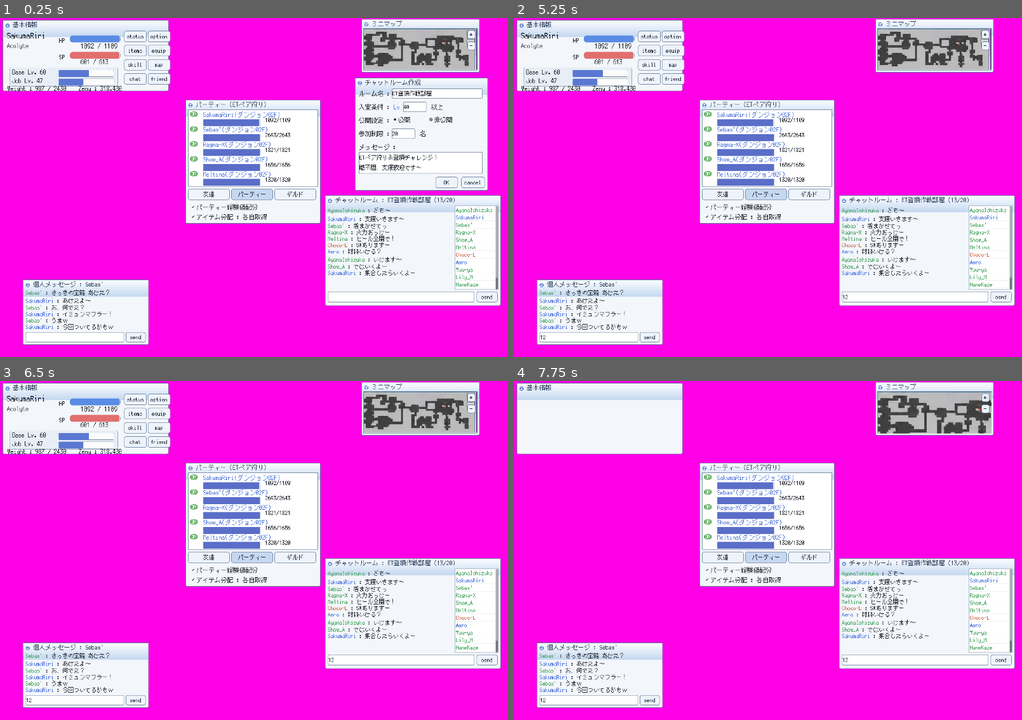
Above: before the commit, frames 1-4 (two rows, left to right).
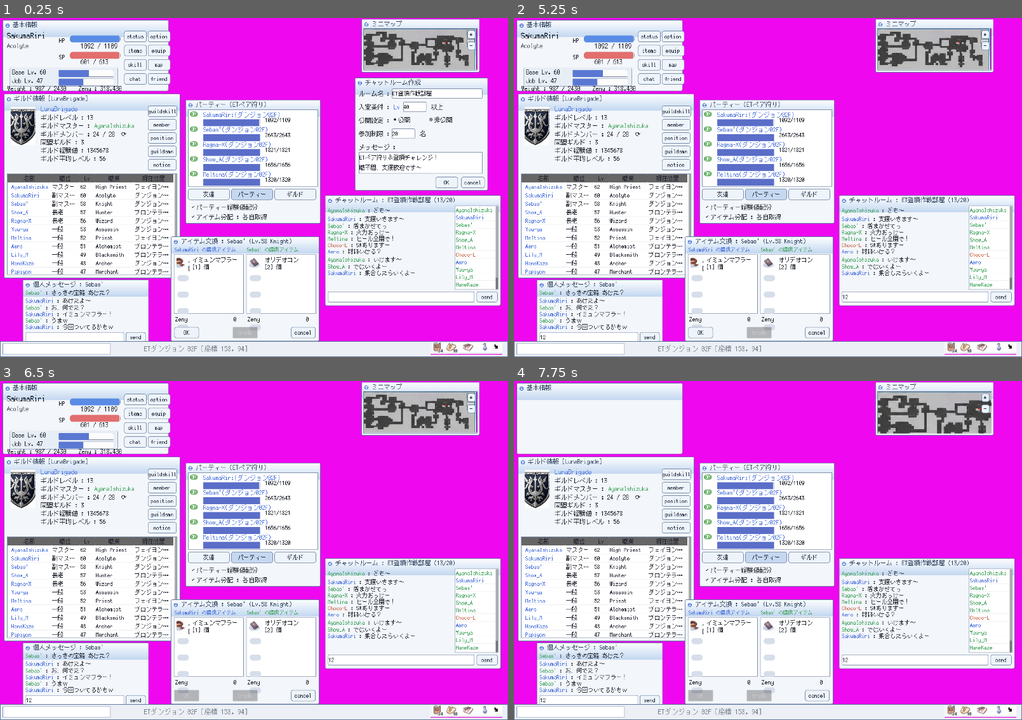
Above: after the commit, the same moments.

Repository: Reid-Surmeier/Qwen-3-pro-Pipeline
Game: Godot game, scene res://main.tscn
The game is run twice, just before and just after one commit, with the same random seed, the same clock (stepped at 60 frames per second) and the same inputs.
Inputs (mouse positions are in pixels of both pictures, inside the frame that each line leads up to):
- Up to frame 1 (0.25 s): no input
- Up to frame 2 (5.25 s): click (590, 336) at 0.52 s; type "12" at 0.6 s; click (915, 295) at 0.75 s; type "12" at 0.83 s; click (676, 112) at 1.25 s, where only the run after the commit has a clickable "guildskill"; click (676, 123) at 2 s, where only the run after the commit has a clickable "member"; click (676, 136) at 2.75 s, where only the run after the commit has a clickable "position"; click (676, 150) at 3.5 s, where only the run after the commit has a clickable "guildsmn"; click (676, 163) at 4.25 s, where only the run after the commit has a clickable "notice"; click "cancel" at 5 s
- Up to frame 3 (6.5 s): click (187, 696) at 5.75 s, where only the run after the commit has a clickable "OK"
- Up to frame 4 (7.75 s): click "⊖" at 6.5 s; click "+" at 7.25 s

The runs differ from the first frame. In frame 1, 32% of the frame differs, in the area x 0-100%, y 22-100%; in frame 2, 32%; in frame 3, 32%; in frame 4, 32%.

Commit message:
feat: complete the HUD composite — trade, guild, and bottom bar
Milestone #86 round 5: TradeWindow with extracted item icons and the
both-sides-OK trade gate, GuildWindow with emblem, stat block, five
buttons and the 13-row roster table, BottomBar with live location text
and the extracted icon tray. Desktop magenta corrected to the sampled
source color (239,7,239) after the relocated fidelity gutter caught the
mismatch. 45/45 engine contracts; layout collisions fixed from the
captured-frame vision pass.

Co-Authored-By: Claude Fable 5 <noreply@anthropic.com>
Claude-Session: https://claude.ai/code/session_013699SSEJFsgM1JypqXnbnL

Diff:
--- a/godot/data/fidelity-regions.json
+++ b/godot/data/fidelity-regions.json
@@ -1,8 +1,32 @@
 {
   "regions": [
-    {"name": "desktop-magenta-left-gutter", "rect": [700, 1170, 40, 40],
-     "check": "exact-color", "color": [255, 0, 230], "tolerance": 30, "min_fraction": 0.9},
-    {"name": "status-window-body-tone", "rect": [60, 60, 120, 80],
-     "check": "mean-color", "tolerance": 60}
+    {
+      "name": "desktop-magenta-gutter",
+      "rect": [
+        704,
+        500,
+        12,
+        200
+      ],
+      "check": "exact-color",
+      "color": [
+        239,
+        7,
+        239
+      ],
+      "tolerance": 24,
+      "min_fraction": 0.8
+    },
+    {
+      "name": "status-window-body-tone",
+      "rect": [
+        60,
+        60,
+        120,
+        80
+      ],
+      "check": "mean-color",
+      "tolerance": 60
+    }
   ]
 }
--- /dev/null
+++ b/godot/scripts/bottom_bar.gd
@@ -0,0 +1,66 @@
+class_name BottomBar
+extends Control
+## The full-width bottom strip: chat entry box, live location text, and the
+## extracted icon tray.
+
+var location_map := "ETダンジョン 02F"
+var location_pos := Vector2i(158, 94)
+var location_label: Label
+var chat_input: LineEdit
+
+
+func _ready() -> void:
+	custom_minimum_size = Vector2(1973, 61)
+	size = custom_minimum_size
+
+	var strip := Panel.new()
+	strip.name = "Strip"
+	var sb := StyleBoxFlat.new()
+	sb.bg_color = Color8(236, 240, 246)
+	sb.border_color = Color8(96, 121, 160)
+	sb.set_border_width_all(2)
+	strip.add_theme_stylebox_override("panel", sb)
+	strip.set_anchors_and_offsets_preset(Control.PRESET_FULL_RECT)
+	add_child(strip)
+
+	chat_input = LineEdit.new()
+	chat_input.name = "ChatInput"
+	chat_input.position = Vector2(10, 8)
+	chat_input.size = Vector2(420, 44)
+	chat_input.add_theme_font_size_override("font_size", 22)
+	var isb := StyleBoxFlat.new()
+	isb.bg_color = Color8(255, 255, 255)
+	isb.border_color = Color8(130, 145, 170)
+	isb.set_border_width_all(2)
+	chat_input.add_theme_stylebox_override("normal", isb)
+	chat_input.add_theme_stylebox_override("focus", isb)
+	chat_input.add_theme_color_override("font_color", Color8(30, 34, 44))
+	chat_input.add_theme_color_override("caret_color", Color8(30, 34, 44))
+	add_child(chat_input)
+
+	location_label = Label.new()
+	location_label.name = "Location"
+	location_label.add_theme_font_size_override("font_size", 26)
+	location_label.add_theme_color_override("font_color", Color8(120, 128, 140))
+	location_label.position = Vector2(560, 14)
+	add_child(location_label)
+	_refresh_location()
+
+	var tray := TextureRect.new()
+	tray.name = "IconTray"
+	tray.texture = load("res://textures/icon-tray-strip.png")
+	tray.position = Vector2(size.x - 300, 4)
+	tray.size = Vector2(278, 52)
+	tray.stretch_mode = TextureRect.STRETCH_KEEP_ASPECT_CENTERED
+	tray.texture_filter = CanvasItem.TEXTURE_FILTER_NEAREST
+	add_child(tray)
+
+
+func set_location(map_name: String, pos: Vector2i) -> void:
+	location_map = map_name
+	location_pos = pos
+	_refresh_location()
+
+
+func _refresh_location() -> void:
+	location_label.text = "%s [座標 %d, %d]" % [location_map, location_pos.x, location_pos.y]
--- /dev/null
+++ b/godot/scripts/guild_window.gd
@@ -0,0 +1,110 @@
+class_name GuildWindow
+extends ReplicaWindow
+## ギルド情報 [LunaBrigade] — emblem, guild stat block, five side buttons,
+## and the scrollable member table with the source's columns and rows.
+
+const ROSTER := [
+	["AyanaIshizuka", "マスター", 62, "High Priest", "フェイヨン…"],
+	["SakumaRiri", "副マスター", 60, "Acolyte", "ダンジョン…"],
+	["Sebas'", "副マスター", 58, "Knight", "ダンジョン…"],
+	["Show_A", "長老", 57, "Hunter", "ブロンテラ…"],
+	["Ragna-X", "長老", 56, "Wizard", "ダンジョン…"],
+	["Yuu-ya", "一般", 53, "Assassin", "ダンジョン…"],
+	["Meltina", "一般", 52, "Priest", "フェイヨン…"],
+	["Aero", "一般", 51, "Alchemist", "ブロンテラ…"],
+	["Lily_M", "一般", 49, "Blacksmith", "ブロンテラ…"],
+	["HaneKaze", "一般", 48, "Archer", "ダンジョン…"],
+	["Papiyon", "一般", 47, "Merchant", "ブロンテラ…"],
+	["Lumiere", "一般", 45, "Dancer", "ゲフェン…"],
+	["Choco-L", "一般", 44, "Thief", "ブロンテラ…"],
+]
+const BUTTONS := ["guildskill", "member", "position", "guildsmn", "notice"]
+
+var guild_name := "LunaBrigade"
+var guild_level := 13
+var master := "AyanaIshizuka"
+var member_count := 24
+var member_cap := 28
+var allied := 3
+var guild_exp := 1345678
+var avg_level := 56
+var side_buttons := {}
+var members_label: Label
+var table: Tree
+
+
+func _init() -> void:
+	title_text = "ギルド情報 [LunaBrigade]"
+	window_size = Vector2(685, 718)
+
+
+func _build_body() -> void:
+	var emblem := TextureRect.new()
+	emblem.name = "Emblem"
+	emblem.texture = load("res://textures/guild-emblem.png")
+	emblem.position = Vector2(22, 16)
+	emblem.size = Vector2(96, 150)
+	emblem.stretch_mode = TextureRect.STRETCH_KEEP_ASPECT_CENTERED
+	emblem.texture_filter = CanvasItem.TEXTURE_FILTER_NEAREST
+	body.add_child(emblem)
+
+	body.add_child(make_label(guild_name, Vector2(140, 10), 26, Color8(70, 110, 220)))
+	body.add_child(make_label("ギルドレベル : %d" % guild_level, Vector2(140, 44), 24))
+	var master_line := make_label("ギルドマスター : ", Vector2(140, 76), 24)
+	body.add_child(master_line)
+	body.add_child(make_label(master, Vector2(348, 76), 24, Color8(60, 160, 90)))
+	members_label = make_label("ギルドメンバー : %d / %d  ⟳" % [member_count, member_cap],
+		Vector2(140, 108), 24)
+	members_label.name = "MembersLabel"
+	body.add_child(members_label)
+	body.add_child(make_label("同盟ギルド : %d" % allied, Vector2(140, 140), 24))
+	body.add_child(make_label("ギルド経験値 : %d" % guild_exp, Vector2(140, 172), 24))
+	body.add_child(make_label("ギルド平均レベル : %d" % avg_level, Vector2(140, 204), 24))
+
+	for i in BUTTONS.size():
+		var button := make_side_button(BUTTONS[i], Vector2(body.size.x - 122, 12 + i * 52),
+			Vector2(112, 44))
+		button.name = BUTTONS[i].capitalize() + "Button"
+		body.add_child(button)
+		side_buttons[BUTTONS[i]] = button
+
+	table = Tree.new()
+	table.name = "Roster"
+	table.position = Vector2(8, 276)
+	table.size = Vector2(body.size.x - 16, body.size.y - 286)
+	table.columns = 5
+	table.column_titles_visible = true
+	table.hide_root = true
+	table.select_mode = Tree.SELECT_ROW
+	var titles := ["名前", "職位", "Lv", "職業", "現在位置"]
+	var widths := [170, 110, 60, 150, 140]
+	for c in 5:
+		table.set_column_title(c, titles[c])
+		table.set_column_custom_minimum_width(c, widths[c])
+		table.set_column_expand(c, c == 4)
+	var panel_sb := StyleBoxFlat.new()
+	panel_sb.bg_color = Color8(255, 255, 255)
+	panel_sb.border_color = Color8(130, 145, 170)
+	panel_sb.set_border_width_all(2)
+	table.add_theme_stylebox_override("panel", panel_sb)
+	table.add_theme_color_override("font_color", Color8(30, 34, 44))
+	table.add_theme_color_override("title_button_color", Color8(30, 34, 44))
+	table.add_theme_font_size_override("font_size", 22)
+	table.add_theme_font_size_override("title_button_font_size", 22)
+	var root := table.create_item()
+	for row in ROSTER:
+		var item := table.create_item(root)
+		for c in 5:
+			item.set_text(c, str(row[c]))
+			item.set_custom_color(c, Color8(30, 34, 44))
+		item.set_custom_color(0, Color8(70, 110, 220))
+	body.add_child(table)
+
+
+func roster_size() -> int:
+	var count := 0
+	var child := table.get_root().get_first_child()
+	while child:
+		count += 1
+		child = child.get_next()
+	return count
--- a/godot/scripts/main.gd
+++ b/godot/scripts/main.gd
@@ -2,14 +2,16 @@
 ## Desktop root: magenta ground, game-scene backdrop placeholder, windows at
 ## their Reference Screen positions, and the project-wide pixel font.
 
-const DESKTOP_MAGENTA := Color8(255, 0, 230)
+const DESKTOP_MAGENTA := Color8(239, 7, 239)
 const WINDOW_LAYOUT := {
 	"StatusWindow": Vector2(10, 8),
+	"GuildWindow": Vector2(15, 295),
 	"MinimapWindow": Vector2(1403, 4),
-	"PmWindow": Vector2(88, 1018),
-	"ChatRoomWindow": Vector2(1262, 690),
 	"CreateRoomWindow": Vector2(1378, 232),
 	"PartyWindow": Vector2(720, 318),
+	"TradeWindow": Vector2(663, 850),
+	"ChatRoomWindow": Vector2(1262, 690),
+	"PmWindow": Vector2(88, 1018),
 }
 
 
@@ -29,11 +31,19 @@
 	desktop.set_anchors_and_offsets_preset(Control.PRESET_FULL_RECT)
 	add_child(desktop)
 
-	for entry in [[StatusWindow, "StatusWindow"], [MinimapWindow, "MinimapWindow"], [PmWindow, "PmWindow"], [ChatRoomWindow, "ChatRoomWindow"], [CreateRoomWindow, "CreateRoomWindow"], [PartyWindow, "PartyWindow"]]:
+	for entry in [[StatusWindow, "StatusWindow"], [GuildWindow, "GuildWindow"],
+			[MinimapWindow, "MinimapWindow"], [CreateRoomWindow, "CreateRoomWindow"],
+			[PartyWindow, "PartyWindow"], [TradeWindow, "TradeWindow"],
+			[ChatRoomWindow, "ChatRoomWindow"], [PmWindow, "PmWindow"]]:
 		var win: ReplicaWindow = entry[0].new()
 		win.name = entry[1]
 		win.position = WINDOW_LAYOUT[entry[1]]
 		add_child(win)
+
+	var bar := BottomBar.new()
+	bar.name = "BottomBar"
+	bar.position = Vector2(0, 1258)
+	add_child(bar)
 
 func _process(_delta: float) -> void:
 	for arg in OS.get_cmdline_user_args():
--- /dev/null
+++ b/godot/scripts/trade_window.gd
@@ -0,0 +1,120 @@
+class_name TradeWindow
+extends ReplicaWindow
+## アイテム交換 — two offer columns with extracted item icons, zeny rows,
+## and the OK/trade/cancel flow: trade stays disabled until both sides OK.
+
+var partner := "Sebas'"
+var partner_desc := "(Lv.58 Knight)"
+var my_items := [{"icon": "res://textures/item-muffler.png", "name": "イミュンマフラー", "count": 1}]
+var their_items := [{"icon": "res://textures/item-ori.png", "name": "オリデオコン", "count": 2}]
+var my_zeny := 0
+var their_zeny := 0
+var my_ok := false
+var their_ok := false
+var ok_button: Button
+var trade_button: Button
+var cancel_button: Button
+var my_zeny_label: Label
+var their_zeny_label: Label
+
+
+func _init() -> void:
+	title_text = "アイテム交換 : Sebas' (Lv.58 Knight)"
+	window_size = Vector2(577, 408)
+
+
+func _build_body() -> void:
+	var col_w := (body.size.x - 24) / 2.0
+	_build_column("SakumaRiri の提供アイテム", Vector2(8, 4), col_w, my_items, true)
+	_build_column("%s の提供アイテム" % partner, Vector2(16 + col_w, 4), col_w, their_items, false)
+
+	ok_button = make_side_button("OK", Vector2(10, body.size.y - 52), Vector2(96, 44))
+	ok_button.name = "OkButton"
+	ok_button.pressed.connect(_on_ok)
+	body.add_child(ok_button)
+
+	trade_button = make_side_button("trade", Vector2(body.size.x / 2 - 48, body.size.y - 52), Vector2(96, 44))
+	trade_button.name = "TradeButton"
+	trade_button.disabled = true
+	body.add_child(trade_button)
+
+	cancel_button = make_side_button("cancel", Vector2(body.size.x - 106, body.size.y - 52), Vector2(96, 44))
+	cancel_button.name = "CancelButton"
+	cancel_button.pressed.connect(func(): visible = false)
+	body.add_child(cancel_button)
+
+
+func _build_column(header: String, pos: Vector2, width: float, items: Array, mine: bool) -> void:
+	var head_color := Color8(70, 110, 220) if mine else Color8(60, 160, 90)
+	body.add_child(make_label(header, pos + Vector2(4, 2), 19, head_color))
+	var panel := Panel.new()
+	panel.name = ("My" if mine else "Their") + "Column"
+	panel.position = pos + Vector2(0, 32)
+	panel.size = Vector2(width, body.size.y - 140)
+	var sb := StyleBoxFlat.new()
+	sb.bg_color = Color8(255, 255, 255)
+	sb.border_color = Color8(130, 145, 170)
+	sb.set_border_width_all(2)
+	panel.add_theme_stylebox_override("panel", sb)
+	body.add_child(panel)
+
+	for i in items.size():
+		var item: Dictionary = items[i]
+		var icon := TextureRect.new()
+		icon.texture = load(item["icon"])
+		icon.position = Vector2(10, 8 + i * 64)
+		icon.size = Vector2(52, 58)
+		icon.stretch_mode = TextureRect.STRETCH_KEEP_ASPECT_CENTERED
+		icon.texture_filter = CanvasItem.TEXTURE_FILTER_NEAREST
+		panel.add_child(icon)
+		panel.add_child(make_label(item["name"], Vector2(72, 8 + i * 64), 22))
+		panel.add_child(make_label("[%d] 個" % item["count"], Vector2(72, 36 + i * 64), 22))
+
+	for slot in range(items.size(), items.size() + 4):
+		var ellipse := Panel.new()
+		var esb := StyleBoxFlat.new()
+		esb.bg_color = Color8(214, 222, 234)
+		esb.set_corner_radius_all(12)
+		ellipse.add_theme_stylebox_override("panel", esb)
+		ellipse.position = Vector2(14, 16 + slot * 64)
+		ellipse.size = Vector2(44, 24)
+		panel.add_child(ellipse)
+
+	var zeny_label := make_label("Zeny", pos + Vector2(6, body.size.y - 100), 24)
+	body.add_child(zeny_label)
+	var value := make_label("0", pos + Vector2(width - 40, body.size.y - 100), 24)
+	value.name = ("My" if mine else "Their") + "Zeny"
+	body.add_child(value)
+	if mine:
+		my_zeny_label = value
+	else:
+		their_zeny_label = value
+
+
+func set_my_zeny(value: int) -> void:
+	my_zeny = maxi(0, value)
+	my_zeny_label.text = _format_zeny(my_zeny)
+
+
+func _on_ok() -> void:
+	my_ok = true
+	ok_button.disabled = true
+	_refresh_trade()
+
+
+func partner_ok() -> void:
+	their_ok = true
+	_refresh_trade()
+
+
+func _refresh_trade() -> void:
+	trade_button.disabled = not (my_ok and their_ok)
+
+
+static func _format_zeny(n: int) -> String:
+	var s := str(n)
+	var out := ""
+	while s.length() > 3:
+		out = "," + s.substr(s.length() - 3) + out
+		s = s.substr(0, s.length() - 3)
+	return s + out
--- a/godot/tests/run_contracts.gd
+++ b/godot/tests/run_contracts.gd
@@ -24,7 +24,7 @@
 	var desktop = main.get_node_or_null("Desktop")
 	check("desktop-exists", desktop != null)
 	if desktop:
-		check("desktop-magenta", desktop.color.is_equal_approx(Color8(255, 0, 230)),
+		check("desktop-magenta", desktop.color.is_equal_approx(Color8(239, 7, 239)),
 			str(desktop.color))
 
 	var win = main.get_node_or_null("StatusWindow")
@@ -164,6 +164,32 @@
 			and not party.tabs["パーティー"].button_pressed)
 		party._on_tab("パーティー")
 
+	# Trade contracts.
+	var trade = main.get_node_or_null("TradeWindow")
+	check("trade-exists", trade != null)
+	if trade:
+		check("trade-initially-disabled", trade.trade_button.disabled)
+		trade._on_ok()
+		check("trade-still-disabled-after-one-ok", trade.trade_button.disabled)
+		trade.partner_ok()
+		check("trade-enabled-after-both-ok", not trade.trade_button.disabled)
+
+	# Guild contracts.
+	var guild = main.get_node_or_null("GuildWindow")
+	check("guild-exists", guild != null)
+	if guild:
+		check("guild-roster-13", guild.roster_size() == 13, str(guild.roster_size()))
+		check("guild-emblem-texture", guild.get_node("Body/Emblem").texture != null)
+
+	# Bottom bar contracts.
+	var bar = main.get_node_or_null("BottomBar")
+	check("bottombar-exists", bar != null)
+	if bar:
+		bar.set_location("プロンテラ", Vector2i(45, 200))
+		check("bottombar-location-live",
+			bar.location_label.text == "プロンテラ [座標 45, 200]", bar.location_label.text)
+		bar.set_location("ETダンジョン 02F", Vector2i(158, 94))
+
 	_finish()
 
 
Not shown, added: godot/scripts/bottom_bar.gd.uid
Not shown, added: godot/scripts/guild_window.gd.uid
Not shown, added: godot/scripts/trade_window.gd.uid
